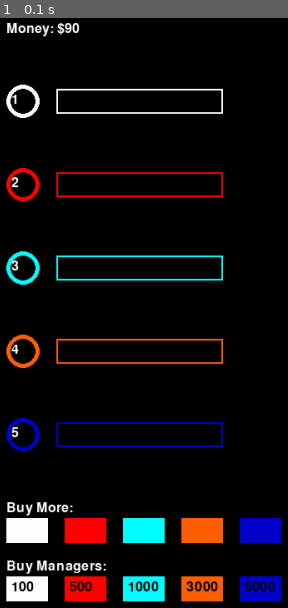
Above: before the commit, frame 1.
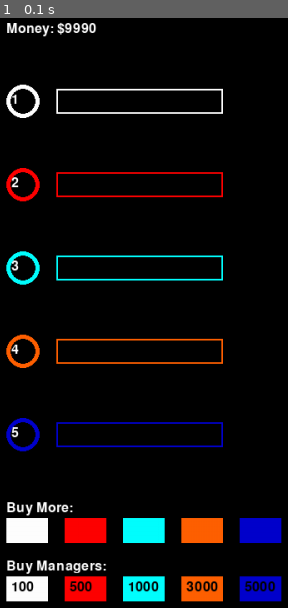
Above: after the commit, the same moment.

Repository: Nikhil-Singla/the-dev-dossier
Game: pygame game, started from game_dev/clickerTutorial_pygame.py
Two runs of this game, one before a commit and one after it. Both use one fixed random seed, a clock stepped at 60 frames per second and the inputs below.
Inputs:
- Up to frame 1 (0.1 s): no input

The runs differ from the first frame. In frame 1, 0.1% of the frame differs, in the area x 25-34%, y 0-3%.

Commit message:
Finishing manager functionality and testing

Diff:
--- a/game_dev/clickerTutorial_pygame.py
+++ b/game_dev/clickerTutorial_pygame.py
@@ -32,7 +32,7 @@
 boxThree = 3
 boxFour = 4
 boxFive = 5
-score = 90
+score = 9990
 draw_One = False
 draw_Two = False
 draw_Three = False
@@ -103,6 +103,15 @@
     timer.tick(frameRate) ## Tick at the specified framerate
     if manOneOwn and not draw_One:
         draw_One = True
+    if manTwoOwn and not draw_Two:
+        draw_Two = True
+    if manThreeOwn and not draw_Three:
+        draw_Three = True
+    if manFourOwn and not draw_Four:
+        draw_Four = True
+    if manFiveOwn and not draw_Five:
+        draw_Five = True
+
     for event in pygame.event.get():
         if event.type == pygame.QUIT: ## Different from quit(). Here, its an event
             gameState = False
@@ -120,6 +129,18 @@
             if manBuy1.collidepoint(event.pos) and score >= manOneCost and not manOneOwn:
                 manOneOwn = True
                 score -= manOneCost
+            if manBuy2.collidepoint(event.pos) and score >= manTwoCost and not manTwoOwn:
+                manTwoOwn = True
+                score -= manTwoCost
+            if manBuy3.collidepoint(event.pos) and score >= manThreeCost and not manThreeOwn:
+                manThreeOwn = True
+                score -= manThreeCost
+            if manBuy4.collidepoint(event.pos) and score >= manFourCost and not manFourOwn:
+                manFourOwn = True
+                score -= manFourCost
+            if manBuy5.collidepoint(event.pos) and score >= manFiveCost and not manFiveOwn:
+                manFiveOwn = True
+                score -= manFiveCost
 
     screen.fill(background) ## Have our initial background on the screen
 
